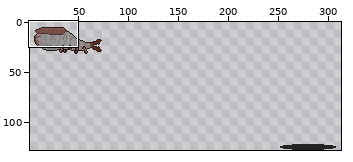
Sprite sheet: Assets/Sprites/Enemies/Blusim Area/Queen Blusim/Queen Blusim SpriteSheet.png. The picture above shows the old version from afar; the outline marks the close-up.
Close-up. Earlier state:
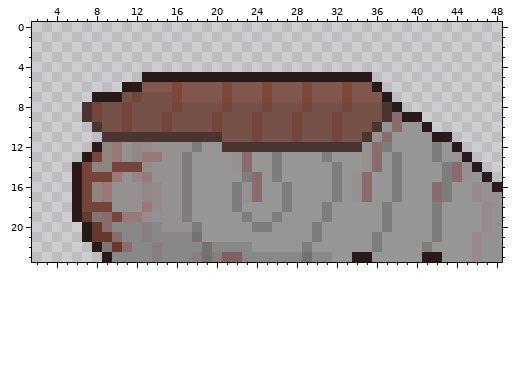
The file is 320x128 pixels. Colours within 5 levels of each other are drawn and written as one. Shown: x 2..48, y 0..23. The wide view leaves out empty margins. The commit also changed other parts of the picture, which this record leaves out.
Now the later version:
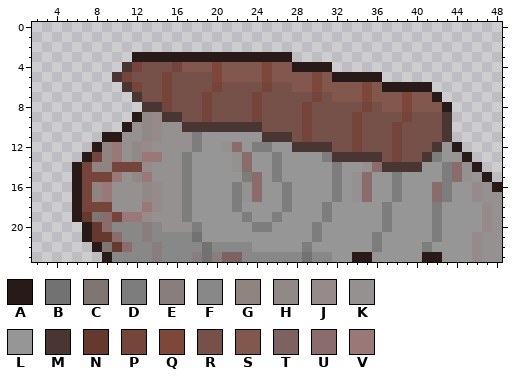
Palette (. is transparent): A #281a18  B #727272  C #7f7673  D #7d7d7d  E #887e7e  F #888888  G #908481  H #908988  J #968a8a  K #949190  L #969696  M #493531  N #66392f  P #75443a  Q #7d473a  R #75514a  S #82574d  T #7e6262  U #8b6c6c  V #9a7878
Changes in this commit:
y 3: x 12..27 ................ -> AAAAAAAAAAAAAAAA
y 4: x 11..31 ..................... -> MPRRRPSSSQSSSSQSSAAAA
y 5: x 10..31 ...AAAAAAAAAAAAAAAAAAA -> MPRRRPRRRRQSSSSQSSSSQS; x 36 . -> A
y 6: x 11..27 AASSSQSSSSQSSSQSS -> MPRRPRRRRPRRRRPRR; x 29..30 QS -> SQ; x 33 Q -> S; x 35..41 SA..... -> QSAAAAA
y 7: x 8..12 AAARP -> ....M; x 15..31 RQSSSSQSSSQSSSQSS -> PRRRPRRRRPRRRRRPR; x 33 Q -> S; x 35 S -> Q; x 37..42 A..... -> SSQSSA
y 8: x 7..16 MPRRPRRRRP -> ......MMPR; x 19 R -> P; x 21 P -> R; x 24..25 RP -> PR; x 33 P -> R; x 35 R -> P; x 37..43 MA..... -> SSQSSSA
y 9: x 7..16 MPRRPRRRPR -> .....AHJMM; x 19..20 RP -> PR; x 28..29 PR -> RP; x 32 P -> R; x 34 R -> P; x 37..43 MUAA... -> RRPRRRM
y 10: x 8..24 MRRPRRRPRRRRPRRRP -> ...AKHJKKMMMMMMMM; x 28..29 PR -> RP; x 32 P -> R; x 34 R -> P; x 36..43 MKULLA.. -> RRPRRRRM
y 11: x 9..29 MMMMMMMMMMMMRRRPRRRPR -> AAKKHJKKKDLLLLLLMMMRP; x 32 P -> R; x 34..43 RMKULLLLAA -> PRRRPRRRRM
y 12: x 21..27 MMMMMMM -> KULDDLL; x 32..42 MMMKUDLLLLD -> RRPRRRPRRRM
y 13: x 32..41 LLLKULDLLL -> MMMMMRPRRM
y 14: x 37..40 LDLL -> MMMM
Boxes around the changes in both close-ups, in picture pixels (x1, y1, x2, y2):
changed: (82, 52, 452, 172)
